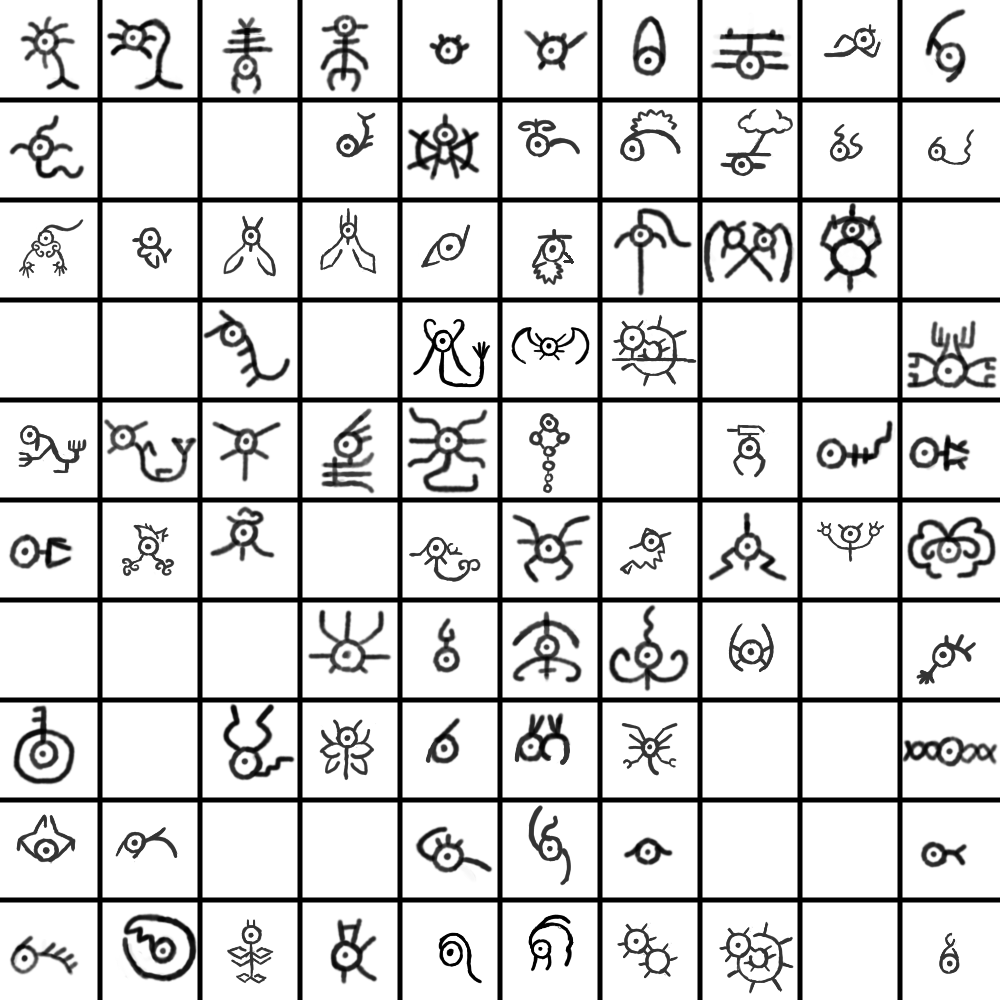
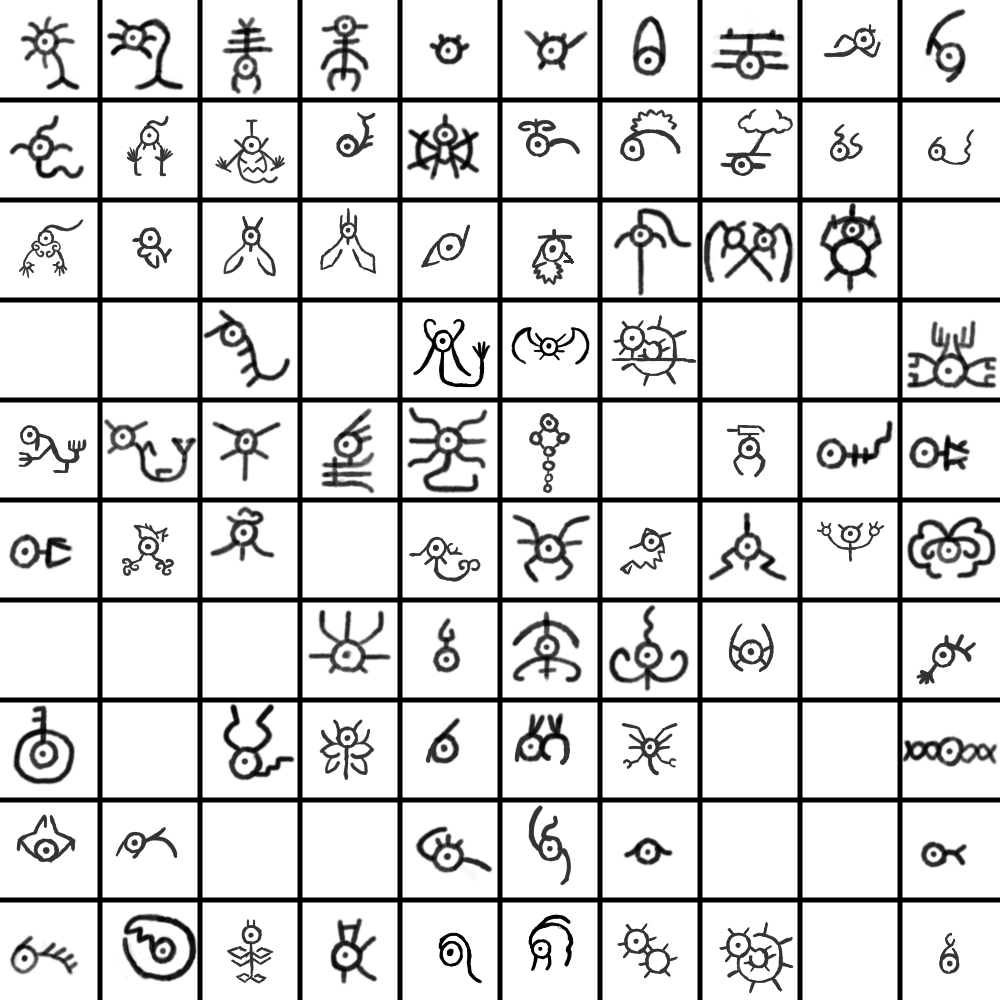
Layers edited between the first and the second (1000, 1000) image:
painted on "Paint Layer 1" over box(126, 115, 285, 184)
